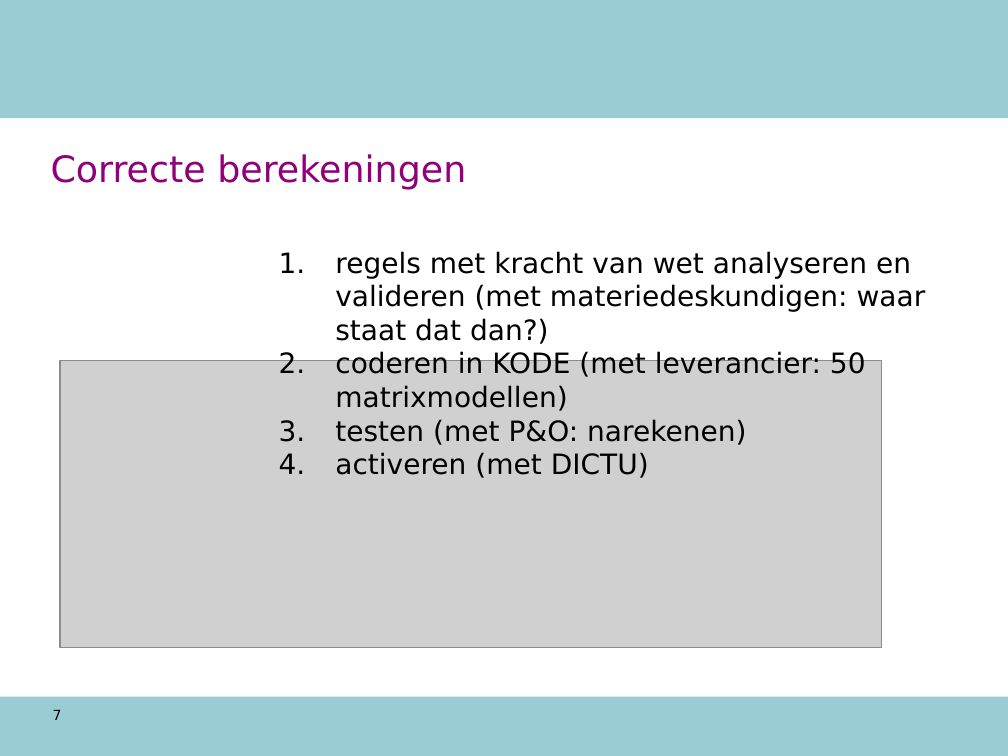
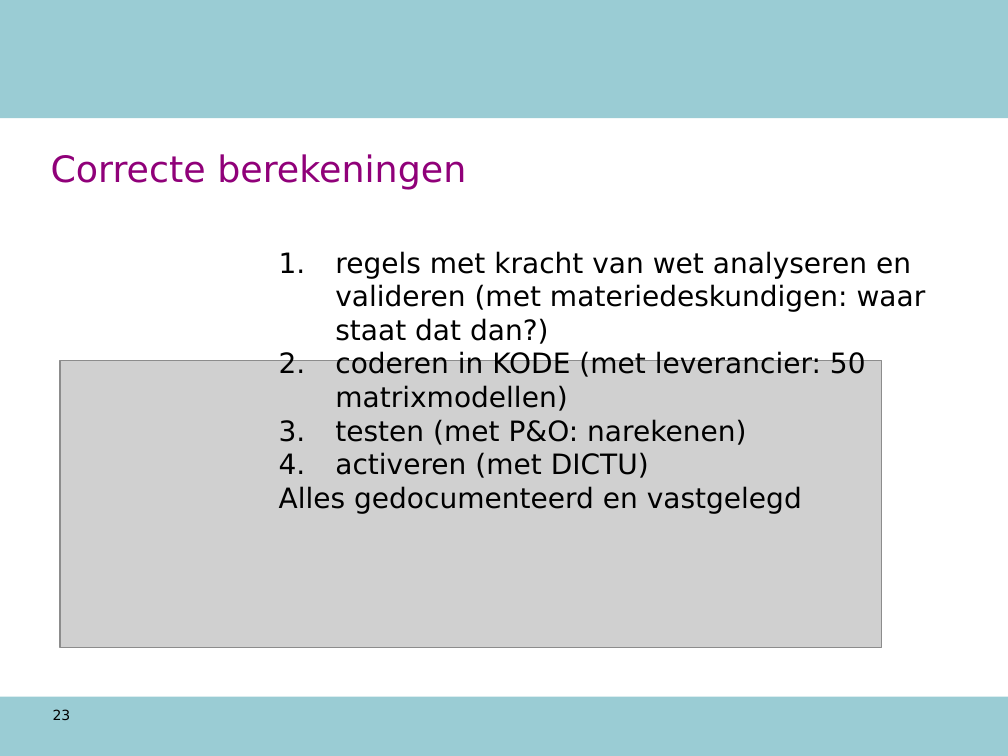
Before and after one commit to AmpersandTarski/ampersand-models, a slide deck: slide 23 of NVWA DTV/werkdocumenten/TO 12 augustus.ppt (slide 7 before the commit). Drawn at 1008x756 pixels with LibreOffice and Linux fonts; fonts in the diff are those of the drawing; grey boxes stand for pictures; background and template pictures are left out. Boxes give left, top, right and bottom in pixels: in the first picture for what was removed or moved away, otherwise in the second. Text is boxed around its words. In the diff, an @@ line names an element or a change of style, - is before the commit and + after.

```diff
--- a/NVWA DTV/werkdocumenten/TO 12 augustus.ppt
+++ b/NVWA DTV/werkdocumenten/TO 12 augustus.ppt
@@ text at bbox=[279, 486, 802, 514]: paragraph added @@
+Alles gedocumenteerd en vastgelegd
@@ page number at bbox=[53, 709, 71, 720]: text changed @@
-7
+23
```
Also in this commit, not shown: 11 other slides changed, 23 slides added, 6 slides removed, 4 other files.
